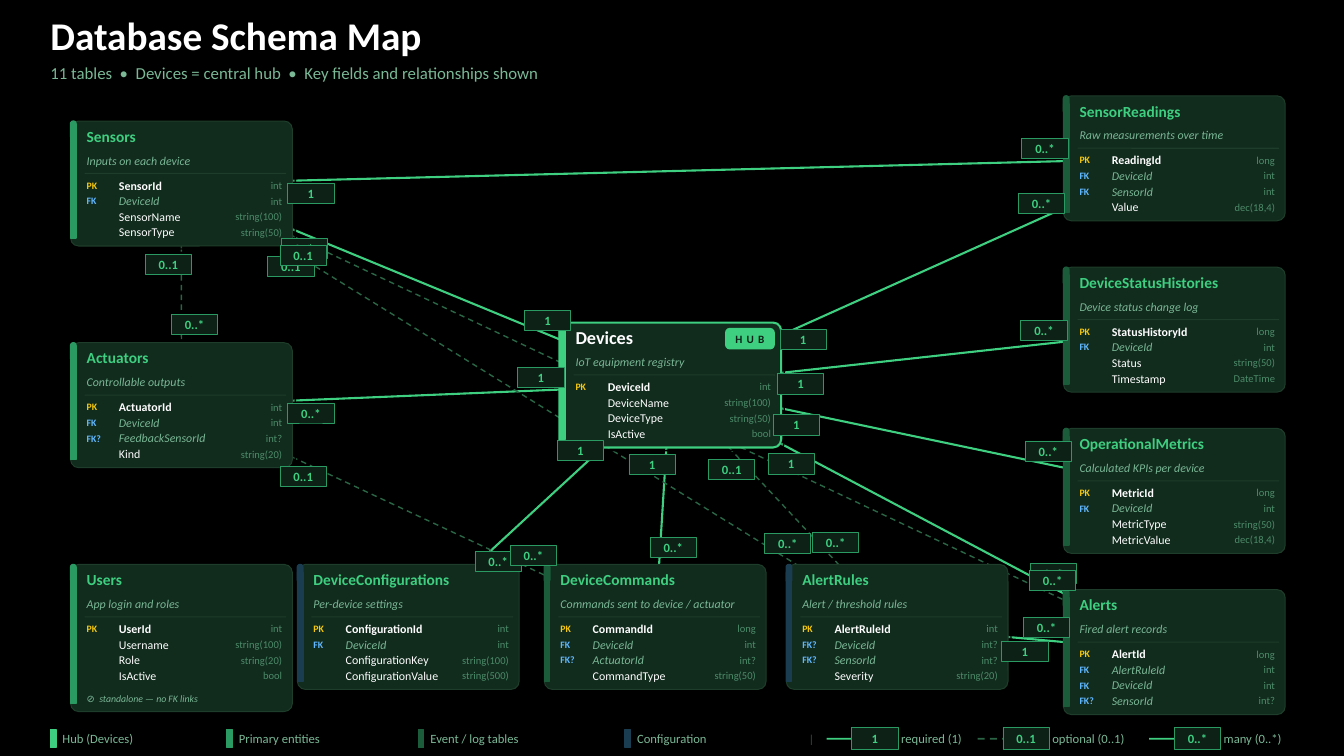
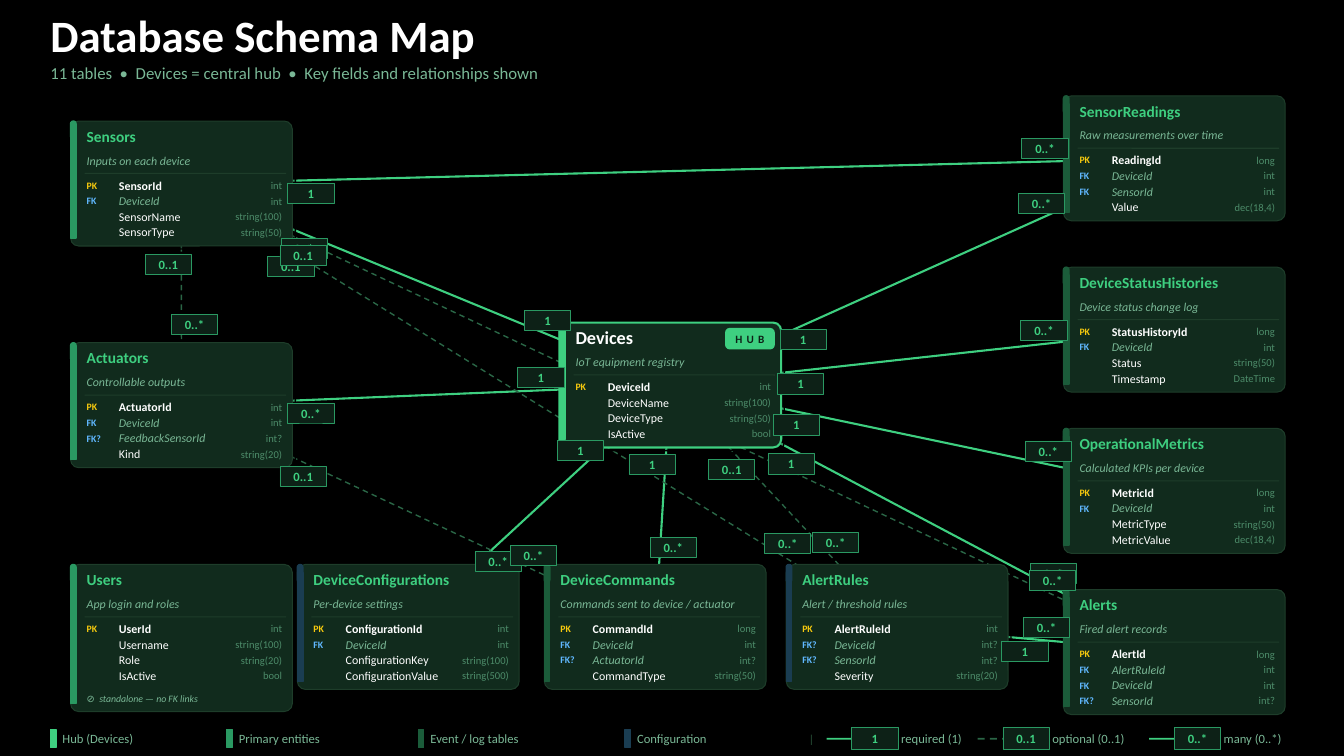
Before and after one commit to TranRTC/capstone_project, a slide deck: slide 7 of Presentation/Capstone Project Presentation.pptx (slide 9 before the commit). Drawn at 1344x756 pixels with LibreOffice and Linux fonts; fonts in the diff are those of the drawing. Boxes give left, top, right and bottom in pixels: in the first picture for what was removed or moved away, otherwise in the second. Text is boxed around its words. In the diff, an @@ line names an element or a change of style, - is before the commit and + after.

```diff
--- a/Presentation/Capstone Project Presentation.pptx
+++ b/Presentation/Capstone Project Presentation.pptx
@@ text "Database Schema Map" at (50,20,474,59): size 28 to 32 pt @@
```
Also in this commit, not shown: 9 other slides changed, 1 slide added, 7 slides removed.
